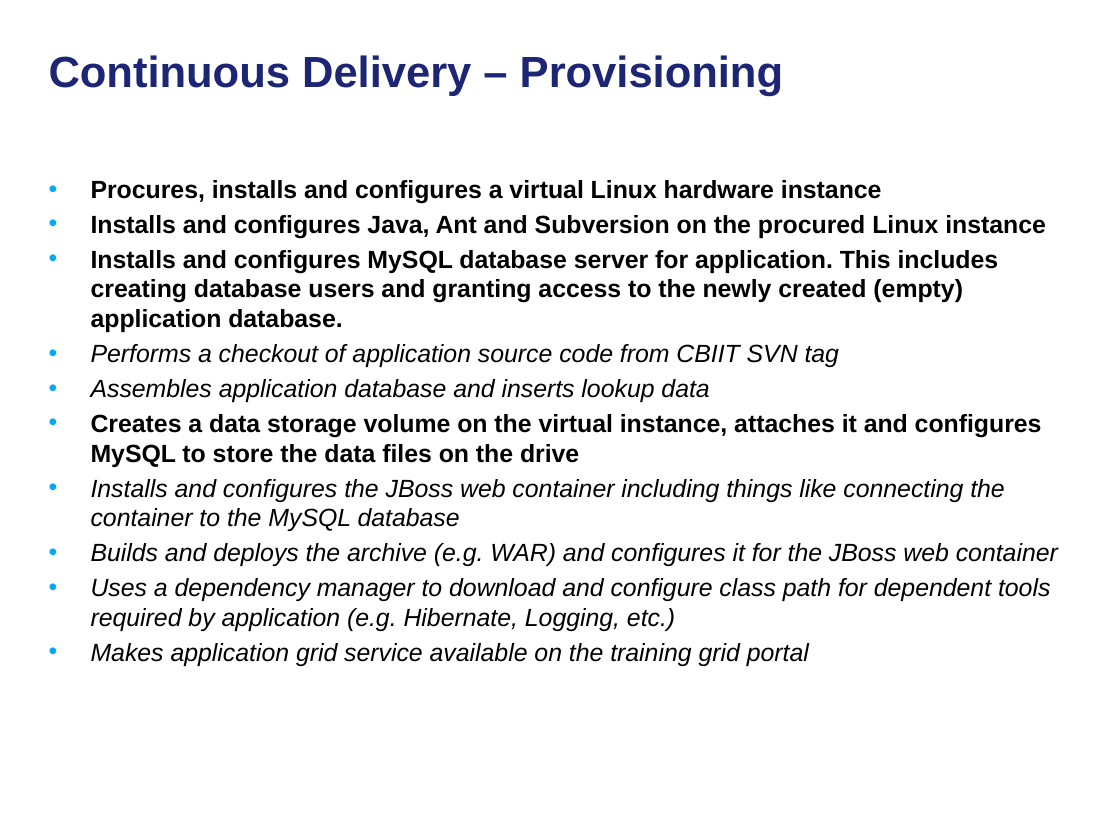
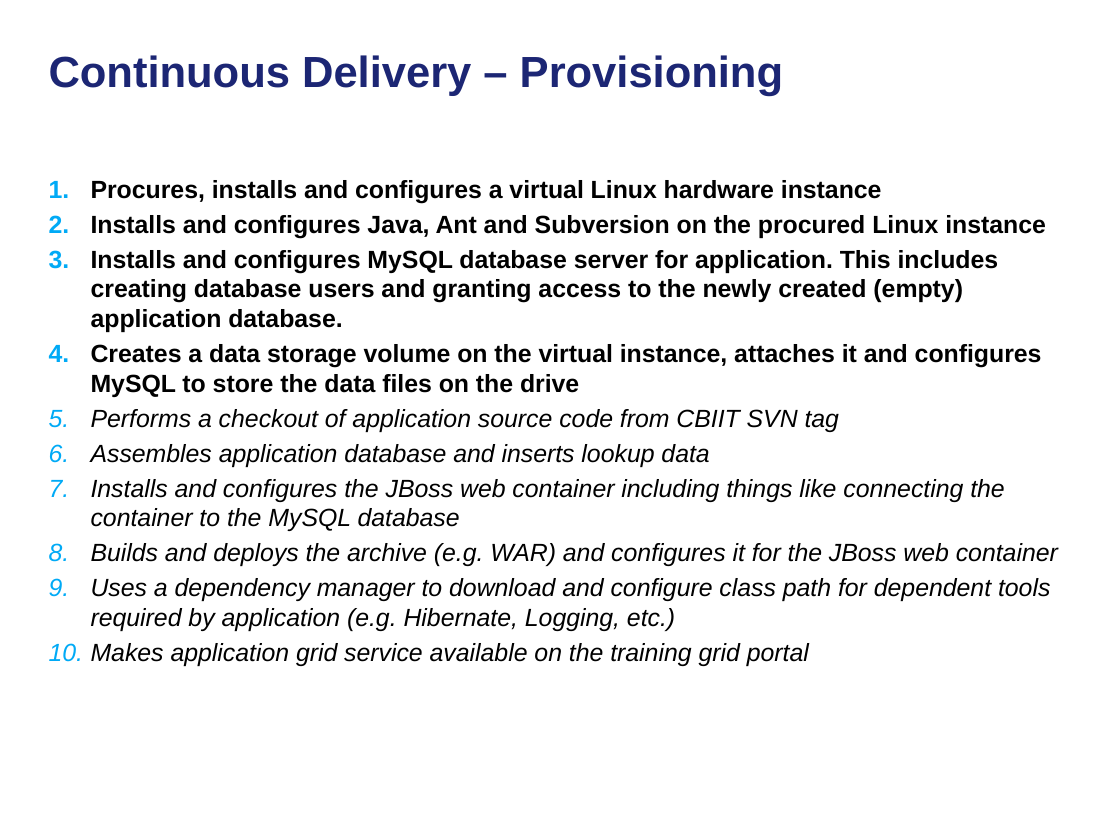
Before and after one commit to NCIP/automation, a slide deck: slide 9 of docs/continuous-delivery-caehr.pptx (slide 7 before the commit). Drawn at 1120x840 pixels with LibreOffice and Linux fonts; fonts in the diff are those of the drawing; background and template pictures are left out. Boxes give left, top, right and bottom in pixels: in the first picture for what was removed or moved away, otherwise in the second. Text is boxed around its words. In the diff, an @@ line names an element or a change of style, - is before the commit and + after.

```diff
--- a/docs/continuous-delivery-caehr.pptx
+++ b/docs/continuous-delivery-caehr.pptx
@@ text at (91,180,1058,666): bullet • to 1. @@
@@ text at (91,344,1042,397): paragraph added @@
+4. Creates a data storage volume on the virtual instance, attaches it and configures MySQL to store the data files on the drive
@@ text at (91,414,1042,467): paragraph removed @@
-• Creates a data storage volume on the virtual instance, attaches it and configures MySQL to store the data files on the drive
```
Also in this commit, not shown: 1 other slide changed, 6 slides added, 1 slide removed.
